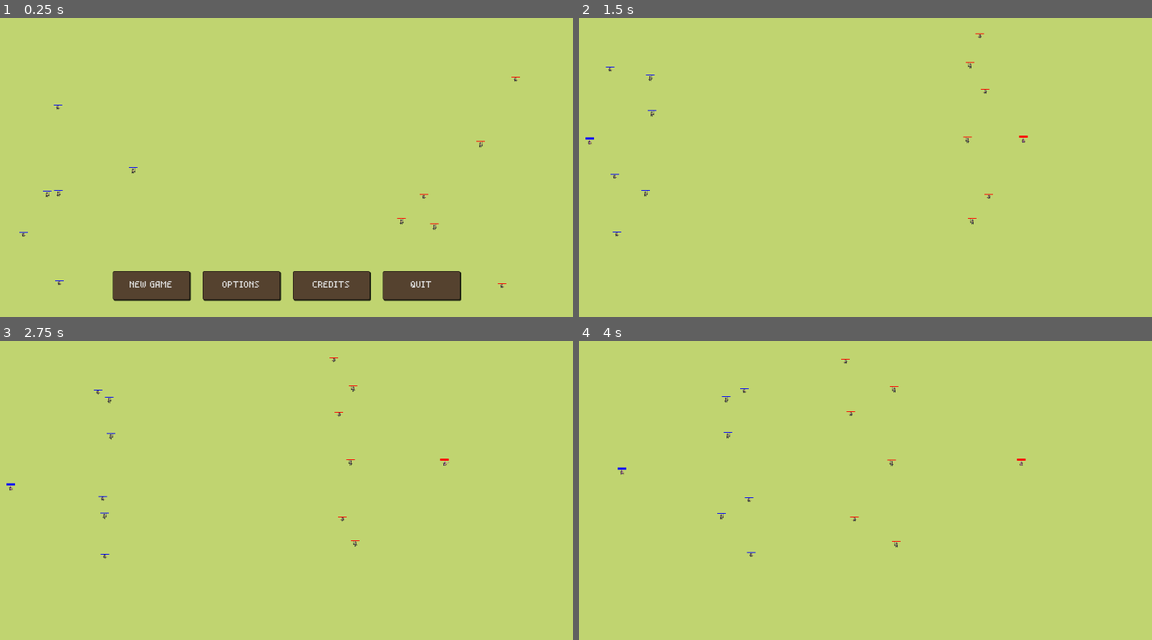
Above: before the commit, frames 1-4 (two rows, left to right).
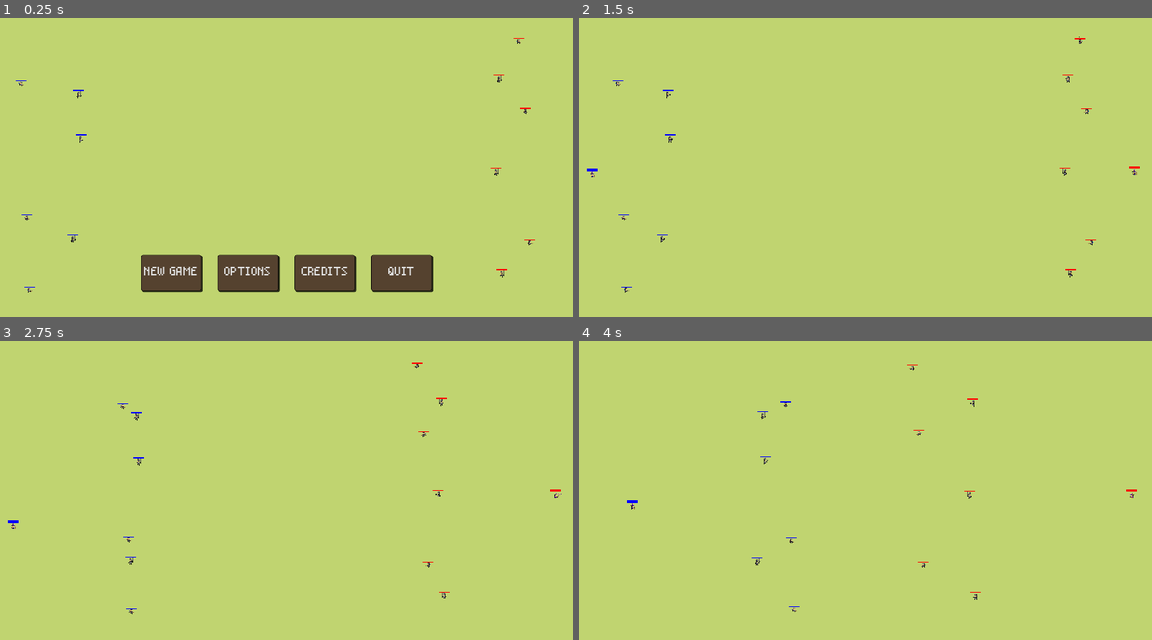
Above: after the commit, the same moments.

Repository: matulai/videojuego-rival-tactics
Game: Godot game, scene res://scenes/main_menu.tscn
The game is run twice, just before and just after one commit, with the same random seed, the same clock (stepped at 60 frames per second) and the same inputs.
Inputs:
- Up to frame 1 (0.25 s): no input
- Up to frame 2 (1.5 s): click "NEW GAME" at 0.5 s; hold D (move_right_1) from 1.28 s (still down); tap Space (attack_1) at 1.35 s
- Up to frame 3 (2.75 s): release D (move_right_1) at 2.03 s; hold S (move_down_1) from 2.03 s (still down); tap Keypad 1 (attack_2) at 2.1 s
- Up to frame 4 (4 s): release S (move_down_1) at 2.78 s; hold D (move_right_1) 2.78-3.53 s; tap Down (move_down_2) at 2.85 s; hold W (move_up_1) from 3.53 s (still down); tap Left (move_left_2) at 3.6 s

The runs differ from the first frame. In frame 1, 6.6% of the frame differs, in the area x 2-94%, y 6-95%; in frame 2, 0.4%; in frame 3, 0.4%; in frame 4, 0.4%.

Commit message:
Se agrega reaparicion de jugadores al morir.

Diff:
--- a/boss_rival_tactics/characters/archer/Archer.tscn
+++ b/boss_rival_tactics/characters/archer/Archer.tscn
@@ -71,22 +71,6 @@
 "transitions": PackedFloat32Array(1, 1, 1, 1),
 "update": 1,
 "values": [0, 1, 2, 3]
-}
-
-[sub_resource type="Animation" id="Animation_cv5rl"]
-resource_name = "walk_animation"
-loop_mode = 1
-tracks/0/type = "value"
-tracks/0/imported = false
-tracks/0/enabled = true
-tracks/0/path = NodePath("Sprite2D:frame")
-tracks/0/interp = 1
-tracks/0/loop_wrap = true
-tracks/0/keys = {
-"times": PackedFloat32Array(0, 0.233333, 0.5, 0.733333),
-"transitions": PackedFloat32Array(1, 1, 1, 1),
-"update": 1,
-"values": [10, 11, 12, 13]
 }
 
 [sub_resource type="Animation" id="Animation_7dekq"]
@@ -119,6 +103,22 @@
 }]
 }
 
+[sub_resource type="Animation" id="Animation_cv5rl"]
+resource_name = "walk_animation"
+loop_mode = 1
+tracks/0/type = "value"
+tracks/0/imported = false
+tracks/0/enabled = true
+tracks/0/path = NodePath("Sprite2D:frame")
+tracks/0/interp = 1
+tracks/0/loop_wrap = true
+tracks/0/keys = {
+"times": PackedFloat32Array(0, 0.233333, 0.5, 0.733333),
+"transitions": PackedFloat32Array(1, 1, 1, 1),
+"update": 1,
+"values": [10, 11, 12, 13]
+}
+
 [sub_resource type="AnimationLibrary" id="AnimationLibrary_x8dxr"]
 _data = {
 "RESET": SubResource("Animation_px1rh"),
--- a/boss_rival_tactics/characters/player/Player.gd
+++ b/boss_rival_tactics/characters/player/Player.gd
@@ -5,6 +5,8 @@
 
 @onready var hitbox: Area2D = $Hitbox
 @onready var can_attack: bool = true
+
+signal death_player(is_player_one: bool)
 
 var player_inputs: Dictionary = {
 	1: {
@@ -42,3 +44,7 @@
 func _on_hitbox_body_entered(body: Node2D) -> void:
 	if body.has_method("take_damage") and (body.isTeamOne != isTeamOne):
 		body.take_damage(damage, 0, 0)
+
+func remove() -> void:
+	emit_signal("death_player", is_player_one)
+	queue_free()
--- a/boss_rival_tactics/project.godot
+++ b/boss_rival_tactics/project.godot
@@ -21,8 +21,9 @@
 
 [display]
 
-window/size/viewport_width=1600
-window/size/viewport_height=900
+window/size/viewport_width=1280
+window/size/viewport_height=720
+window/stretch/mode="canvas_items"
 
 [gui]
 
--- a/boss_rival_tactics/scenes/MainMenuBackground.tscn
+++ b/boss_rival_tactics/scenes/MainMenuBackground.tscn
@@ -1,40 +1,10 @@
-[gd_scene load_steps=4 format=3 uid="uid://c70lvth7u7qt5"]
+[gd_scene load_steps=2 format=3 uid="uid://c70lvth7u7qt5"]
 
 [ext_resource type="PackedScene" uid="uid://bhg541i6s3k1o" path="res://scenes/Game.tscn" id="1_f4e6o"]
-[ext_resource type="PackedScene" uid="uid://bs2lywj3j76gw" path="res://characters/archer/Archer.tscn" id="2_e2271"]
-[ext_resource type="PackedScene" uid="uid://d3dn20yxty3tt" path="res://characters/soldier/Soldier.tscn" id="2_vbfmv"]
 
 [node name="MainManuBackground" instance=ExtResource("1_f4e6o")]
 should_spawn_players = false
 
-[node name="Archer" parent="PlayerOneArmyNode" index="0" instance=ExtResource("2_e2271")]
-position = Vector2(162, 266)
-isTeamOne = true
-
-[node name="Archer2" parent="PlayerOneArmyNode" index="1" instance=ExtResource("2_e2271")]
-position = Vector2(166, 756)
-isTeamOne = true
-
-[node name="Soldier" parent="PlayerOneArmyNode" index="2" instance=ExtResource("2_vbfmv")]
-position = Vector2(132, 509)
-isTeamOne = true
-
-[node name="Soldier2" parent="PlayerOneArmyNode" index="3" instance=ExtResource("2_vbfmv")]
-position = Vector2(372, 443)
-isTeamOne = true
-
-[node name="Archer" parent="PlayerTwoArmyNode" index="0" instance=ExtResource("2_e2271")]
-position = Vector2(1440, 188)
-
-[node name="Archer2" parent="PlayerTwoArmyNode" index="1" instance=ExtResource("2_e2271")]
-position = Vector2(1402, 764)
-
-[node name="Soldier" parent="PlayerTwoArmyNode" index="2" instance=ExtResource("2_vbfmv")]
-position = Vector2(1342, 370)
-
-[node name="Soldier2" parent="PlayerTwoArmyNode" index="3" instance=ExtResource("2_vbfmv")]
-position = Vector2(1213, 600)
-
 [node name="Control" parent="." index="8"]
 process_mode = 4
 visible = false
--- a/boss_rival_tactics/scripts/Main.gd
+++ b/boss_rival_tactics/scripts/Main.gd
@@ -27,6 +27,10 @@
 # Lugares donde apareceran los jugadores
 @onready var player_one_spawn: Marker2D = $PlayersSpawner/PlayerOneSpawn
 @onready var player_two_spawn: Marker2D = $PlayersSpawner/PlayerTwoSpawn
+
+#Temportizadores para respawns de jugadores al morir
+@onready var timer_respawn_player_one: Timer = $PlayersRespawnTimers/PlayerOneTimer
+@onready var timer_respawn_player_two: Timer = $PlayersRespawnTimers/PlayerTwoTimer
 
 var spawn_timer = 0.0
 
@@ -71,23 +75,39 @@
 func spawn_players() -> void:
 	# Instanciar el jugador uno y establecer su posición
 	if should_spawn_players:
-		var player_one = player_one_scene.instantiate()
-		player_one.position = player_one_spawn.position
-		player_one.is_player_one = true
-		player_one.isTeamOne = true
-#		temporal
-		player_one.damage = 1
-#
-		player_one_army.add_child(player_one)
-		GLOBAL.add_unit_to_army_one(player_one)
+		player_one_intiantiate()
+		player_two_intiantiate()
 
-		# Instanciar el jugador dos y establecer su posición
-		var player_two = player_two_scene.instantiate()
-		player_two.position = player_two_spawn.position
-		player_two.is_player_one = false
-		player_two.isTeamOne = false
-#		temporal
-		player_two.damage = 1
-#
-		player_two_army.add_child(player_two)
-		GLOBAL.add_unit_to_army_two(player_two)
+func player_one_intiantiate() -> void:
+	var player_one = player_one_scene.instantiate()
+	player_one.position = player_one_spawn.position
+	player_one.is_player_one = true
+	player_one.isTeamOne = true
+	player_one_army.add_child(player_one)
+	GLOBAL.add_unit_to_army_one(player_one)
+
+	player_one.connect("death_player", Callable(self, "_on_player_death"))
+
+func player_two_intiantiate() -> void:
+	var player_two = player_two_scene.instantiate()
+	player_two.position = player_two_spawn.position
+	player_two.is_player_one = false
+	player_two.isTeamOne = false
+
+	player_two_army.add_child(player_two)
+	GLOBAL.add_unit_to_army_two(player_two)
+
+	player_two.connect("death_player", Callable(self, "_on_player_death"))
+
+func _on_player_death(is_player_one: bool) -> void:
+	if is_player_one:
+		timer_respawn_player_one.start()
+	else:
+		timer_respawn_player_two.start()
+
+
+func _on_player_one_timer_timeout() -> void:
+	player_one_intiantiate()
+
+func _on_player_two_timer_timeout() -> void:
+	player_two_intiantiate()
